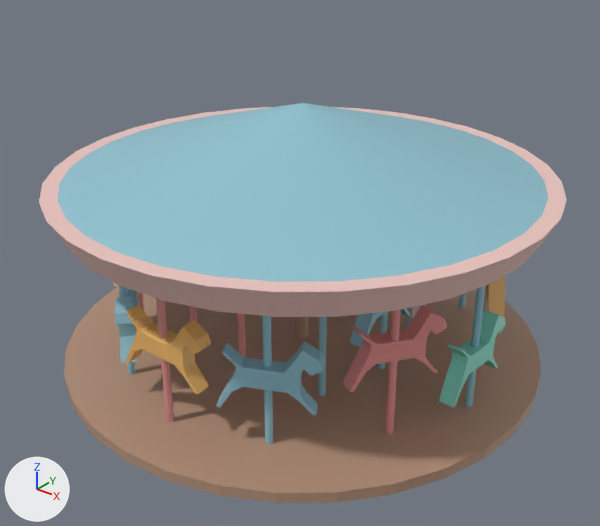
Before and after pictures for a commit that changed the FBX model CubicVisions/Assets/Resources/Prefabs/Toolkit/Carrousel.fbx.
Before and after are seen from a 50 mm camera at (6.76, -8.5, 6.63) aimed at (0.21, -0.32, 1.56). Arrows for +X, +Y and +Z are at lower left; the lights stay in place. Where no turn or scale is listed for an object, it has been applied to the vertices. Vertices at the same position are counted once.

In view in the first picture: 'Carrousel'.
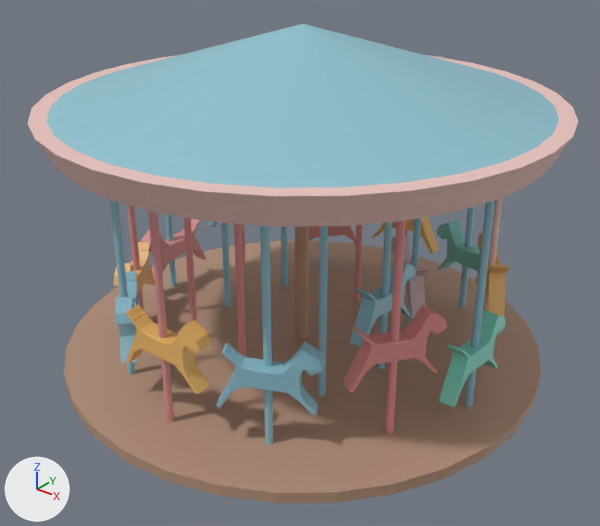
The newer file is also rescaled (x0.963) as a whole; pictures and numbers use the older file's frame.

Pixel boxes (x1, y1, x2, y2) of what changed, in the pictures (600 x 526 px; the box of a moved part takes in the faces that stretch with it):
'Carrousel', reshaped (20% taller)
    before: (39, 103, 567, 503)
    after: (27, 24, 578, 503)
part 1 of me_plane_033, moved or reshaped
    before: (57, 103, 548, 282)
    after: (47, 24, 559, 188)
part 2 of me_plane_033, moved or reshaped
    before: (39, 107, 567, 317)
    after: (27, 55, 578, 227)
part 3 of me_plane_033, moved or reshaped (not visible before)
    after: (110, 198, 503, 308)

The change, as a diff of the scene's bpy script:
```diff
--- a/CubicVisions/Assets/Resources/Prefabs/Toolkit/Carrousel.fbx.py
+++ b/CubicVisions/Assets/Resources/Prefabs/Toolkit/Carrousel.fbx.py
@@ me_plane_033 @@
 me_plane_033.from_pydata(...)  # 3273 vertices, 2458 faces; spans x -3.51..3.49, y -3.49..3.51, z 0.0..3.72
 # used by ob_carrousel; location = (0.0, 0.0, 0.0)
+# me_plane_033 part 1: the loose piece of 33 vertices spanning x -3.31..3.29, y -3.29..3.31, z 2.72..3.72 is moved by (0.0, 0.0, 1.03)
+# me_plane_033 part 2: the loose piece of 64 vertices spanning x -3.51..3.49, y -3.49..3.51, z 2.33..2.73 is moved by (0.0, 0.0, 1.03)
+# me_plane_033 part 3: all 672 vertices in x -2.79..2.87, y -2.76..2.86, z 2.41..2.48 are moved by (0.0, 0.0, 1.03)
 me_plane_033.materials.append(mat_material_098)
```
